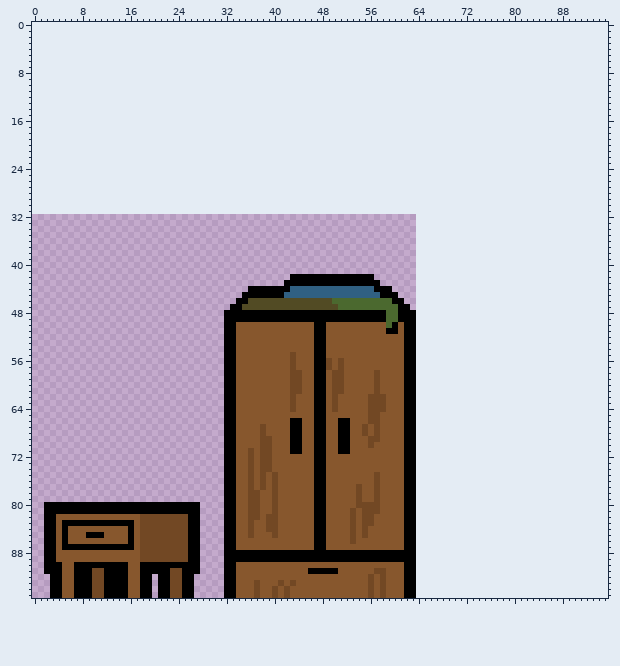
File history of a sprite sheet, Assets/Game/Sprites/Tiles/Pre-Flash/Wardrobe.png. The picture above is the old version.
The file is 64x64 pixels. The old version is drawn lined up with the new one, on the new canvas.
Now the later version:
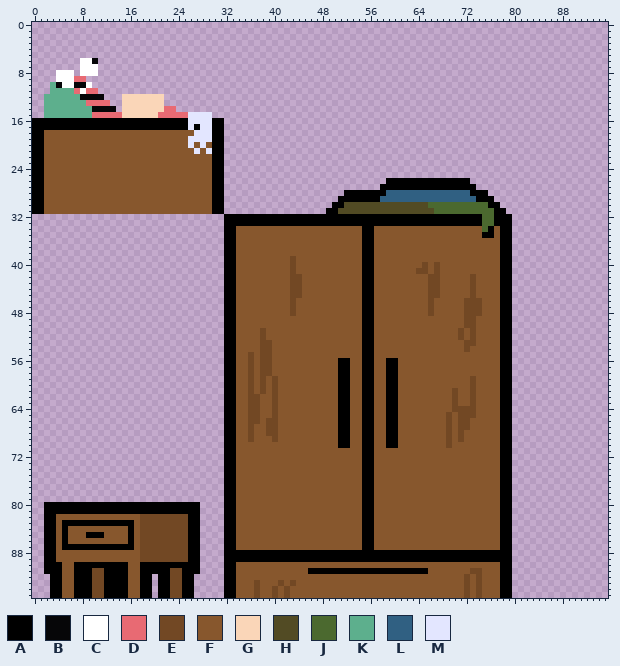
Palette (. is transparent): A #000000  B #060608  C #ffffff  D #e86a73  E #724824  F #87572d  G #fad6b8  H #524b24  J #4b692f  K #5daf8d  L #306082  M #e3e6ff
Changes in this commit:
canvas 64x64 -> 96x96, the old top-left corner now at 0,32
Changed rows in their new state; - is an unchanged pixel.
first column x 0:
 6 --------CCB---------------------------------------------------------------------
 7 --------CCC---------------------------------------------------------------------
 8 ----CCC-CCC---------------------------------------------------------------------
 9 ----CCCDD-----------------------------------------------------------------------
10 ---KBCCBBC----------------------------------------------------------------------
11 ---KKKKDCDD---------------------------------------------------------------------
12 --KKKKKKBBBB---GGGGGGG----------------------------------------------------------
13 --KKKKKKKDDDD--GGGGGGG----------------------------------------------------------
14 --KKKKKKKKBBBB-GGGGGGGDD--------------------------------------------------------
15 --KKKKKKKKDDDDDGGGGGGDDDDDMMMM--------------------------------------------------
16 AAAAAAAAAAAAAAAAAAAAAAAAAAMMMMAA------------------------------------------------
17 AAAAAAAAAAAAAAAAAAAAAAAAAAMAMMAA------------------------------------------------
18 AAFFFFFFFFFFFFFFFFFFFFFFFFFMMMAA------------------------------------------------
19 AAFFFFFFFFFFFFFFFFFFFFFFFFMMMMAA------------------------------------------------
20 AAFFFFFFFFFFFFFFFFFFFFFFFFMFMFAA------------------------------------------------
21 AAFFFFFFFFFFFFFFFFFFFFFFFFFMFMAA------------------------------------------------
22 AAFFFFFFFFFFFFFFFFFFFFFFFFFFFFAA------------------------------------------------
23 AAFFFFFFFFFFFFFFFFFFFFFFFFFFFFAA------------------------------------------------
24 AAFFFFFFFFFFFFFFFFFFFFFFFFFFFFAA------------------------------------------------
25 AAFFFFFFFFFFFFFFFFFFFFFFFFFFFFAA------------------------------------------------
26 AAFFFFFFFFFFFFFFFFFFFFFFFFFFFFAA---------------------------AAAAAAAAAAAAAA-------
27 AAFFFFFFFFFFFFFFFFFFFFFFFFFFFFAA--------------------------AAAAAAAAAAAAAAAA------
28 AAFFFFFFFFFFFFFFFFFFFFFFFFFFFFAA--------------------AAAAAAALLLLLLLLLLLLLLAAA----
29 AAFFFFFFFFFFFFFFFFFFFFFFFFFFFFAA-------------------AAAAAAALLLLLLLLLLLLLLLLAAA---
30 AAFFFFFFFFFFFFFFFFFFFFFFFFFFFFAA------------------AAHHHHHHHHHHHHHHJJJJJJJJJJAA--
31 AAFFFFFFFFFFFFFFFFFFFFFFFFFFFFAA-----------------AAHHHHHHHHHHHHHHHHJJJJJJJJJJAA-
32 --------------------------------AAAAAAAAAAAAAAAAAAAAAAAAAAAAAAAAAAAAAAAAAAAJJAAA
33 --------------------------------AAAAAAAAAAAAAAAAAAAAAAAAAAAAAAAAAAAAAAAAAAAJJAAA
34 --------------------------------AAFFFFFFFFFFFFFFFFFFFFFAAFFFFFFFFFFFFFFFFFFJAFAA
35 --------------------------------AAFFFFFFFFFFFFFFFFFFFFFAAFFFFFFFFFFFFFFFFFFAAFAA
36 --------------------------------AAFFFFFFFFFFFFFFFFFFFFFAAFFFFFFFFFFFFFFFFFFFFFAA
37 --------------------------------AAFFFFFFFFFFFFFFFFFFFFFAAFFFFFFFFFFFFFFFFFFFFFAA
38 --------------------------------AAFFFFFFFFFFFFFFFFFFFFFAAFFFFFFFFFFFFFFFFFFFFFAA
39 --------------------------------AAFFFFFFFFFEFFFFFFFFFFFAAFFFFFFFFFFFFFFFFFFFFFAA
40 --------------------------------AAFFFFFFFFFEFFFFFFFFFFFAAFFFFFFFFEFEFFFFFFFFFFAA
41 --------------------------------AAFFFFFFFFFEFFFFFFFFFFFAAFFFFFFFEEFEFFFFFFFFFFAA
42 --------------------------------AAFFFFFFFFFEEFFFFFFFFFF--FFFFFFFFFEEFFFFFEFFFFAA
43 --------------------------------AAFFFFFFFFFEEFFFFFFFFFF--FFFFFFFFFEEFFFFFEFFFFAA
44 --------------------------------AAFFFFFFFFFEEFFFFFFFFFFAAFFFFFFFFFEEFFFFFEFFFFAA
45 --------------------------------AAFFFFFFFFFEEFFFFFFFFFFAAFFFFFFFFFEEFFFFFEFFFFAA
46 --------------------------------AAFFFFFFFFFEFFFFFFFFFFFAAFFFFFFFFFEFFFFFEEEFFFAA
47 --------------------------------A-FFFFFFFFFEFFFFFFFFFFFAAFFFFFFFFFEFFFFFEEEFFFAA
48 ----------------------------------FFFFFFFFFEFFFFFFFFFFF--FFFFFFFFFEFFFFFEEEFFFAA
49 ----------------------------------FFFFFFFFFFFFFFFFFFFFF--FFFFFFFFFFFFFFFEEFFFFAA
50 -----------------------------------------------FF------AA--FF-FFFFFFFFFFEEFFFFAA
51 --------------------------------------E--------FF------AA--FF-FFFFFFFFFEFEFFFFAA
52 --------------------------------------E--------FF------AA-----FFFFFFFFFEFEFFFFAA
53 --------------------------------------EE-------FF------AA-----FFFFFFFFFFEEFFFFAA
54 --------------------------------------EE-------FF------AA-----FFFFFFFFFFEFFFFFAA
55 ------------------------------------E-EE---F---FF------AA-----FFFFFFFFFFFFFFFFAA
56 ------------------------------------E-EE---F---FFF-AA--AA--AA-FFFFFFFFFFFFFFFFAA
57 ------------------------------------E-EE---F---FFF-AA--AA--AA-FFFFFFFFFFFFFFFFAA
58 ------------------------------------E-EE---FF--FF-FAA--AAF-AA-FFFFFFFFFFFFFFFFAA
59 ------------------------------------E-E-E--FF--FF-FAA--AAF-AA-FFFFFFFFFFFEFFFFAA
60 ------------------------------------E-E-E--FF--FF-FAA--AAF-AA-FFFFFFFFFFFEFFFFAA
61 ------------------------------------E-E-E--FF--FF-FAA--AAF-AA-FFFFFFFFEFFEFFFFAA
62 ------------------------------------EE--E--F---FF-FAA--AAFFAA-FFFFFFFFEFFEFFFFAA
63 ------------------------------------EE--E--F---FF-FAA--AAFFAA-FFFFFFFFEFFEFFFFAA
64 ------------------------------------EE--E--F---FF-FAA--AAFFAA-FFFFFFFFEEEEFFFFAA
65 ------------------------------------EE--E------FF--AA--AAF-AA-FFFFFFFEFEEEFFFFAA
66 ------------------------------------EE-EE--FF--FF------AAF-AA-FFFFFFFEFEEFFFFFAA
67 ------------------------------------E-FEE--FF--FF------AAF-AA-FFFFFFFEFEEFFFFFAA
68 ------------------------------------E-FEE--FF--FF------AAF-AA-FFFFFFFEFEFFFFFFAA
69 ------------------------------------E-FFE--FF--FF------AAF-AA-FFFFFFFEFEFFFFFFAA
70 --------------------------------------FF---FF--FF------AA--AA-FFFFFFFEFFFFFFFFAA
71 ------------------------------------F-FF---FF--FF--FF--AA-----FFFFFFFFFFFFFFFFAA
72 ------------------------------------F-FF-------FF------AA-----FFFFFFFFFFFFFFFFAA
73 ------------------------------------F-FF-------FF------AA-----FFFFFFFFFFFFFFFFAA
74 ------------------------------------F-FF-------FF------AA-----FFFFFFFFFFFFFFFFAA
75 ------------------------------------F-F-F------FF------AAF----FFFFFFFFFFFFFFFFAA
76 ------------------------------------F-F-F------FF------AAF----FFFFFFFFFFFFFFFFAA
77 ------------------------------------F-F-F------FF-----FAAF----FFFFFFFFFFFFFFFFAA
78 ------------------------------------FF--F------FF-----FAAF----FFFFFFFFFFFFFFFFAA
79 ------------------------------------FF--F------FF-----FAAF----FFFFFFFFFFFFFFFFAA
80 ------------------------------------FF--F------FF-----FAAF----FFFFFFFFFFFFFFFFAA
81 ------------------------------------FF--F------FF----F-AAF----FFFFFFFFFFFFFFFFAA
82 ------------------------------------FF-FF------FF----F-AA-----FFFFFFFFFFFFFFFFAA
83 ------------------------------------F--FF------FF----F-AA-----FFFFFFFFFFFFFFFFAA
84 ------------------------------------F--FF------FF----F-AA-----FFFFFFFFFFFFFFFFAA
85 ------------------------------------F---F------FF----F-AA-----FFFFFFFFFFFFFFFFAA
86 -----------------------------------------------FF----F-AA-----FFFFFFFFFFFFFFFFAA
87 -----------------------------------------------FF------AA-----FFFFFFFFFFFFFFFFAA
88 ----------------------------------------------------------------AAAAAAAAAAAAAAAA
89 ----------------------------------------------------------------AAAAAAAAAAAAAAAA
90 --------------------------------------------------------------FFFFFFFFFFFFFFFFAA
91 ---------------------------------------------------AAAAAAAAAAA--AAFFFFFFFEEFFFAA
92 --------------------------------------------------------F-F---FFFFFFFFFFEFEFFFAA
93 --------------------------------------------------------F-F---FFFFFFFFFFEFEFFFAA
94 --------------------------------------------------------F-F---FFFFFFFFFFEFEFFFAA
95 --------------------------------------------------------F-F---FFFFFFFFFFEFEFFFAA
Where, in picture pixels (left, top, right, bottom), the same in both pictures:
changed: (32, 58, 512, 598)
